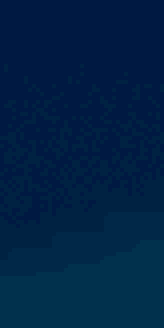
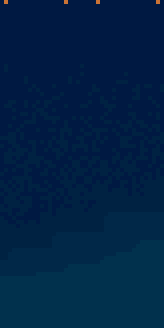
Layered file, before and after one edit (w=164, h=328). Changes by layer:
painted on "Layer 5" over (4, 0, 160, 4)
